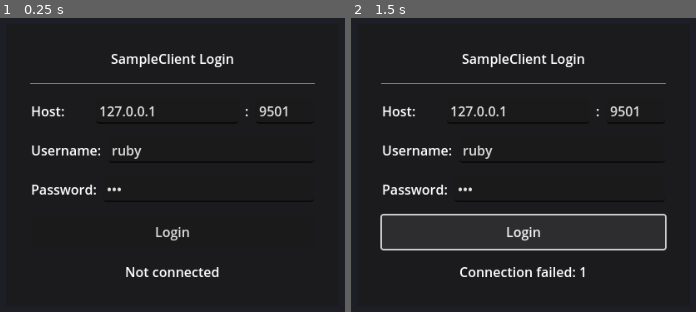
Above: before the commit, frames 1-2 (left to right).
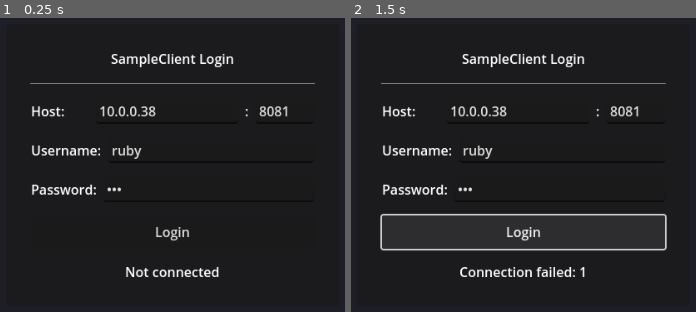
Above: after the commit, the same moments.

Repository: RubyDuDo/LiteGameClient
Game: Godot game, scene res://scenes/login.tscn
Two runs of this game, one before a commit and one after it. Both use one fixed random seed, a clock stepped at 60 frames per second and the inputs below.
Inputs:
- Up to frame 1 (0.25 s): no input
- Up to frame 2 (1.5 s): click "Login" at 0.5 s; click "Login" at 1.25 s

The runs differ from the first frame. In frame 1, 0.5% of the frame differs, in the area x 31-82%, y 29-34%; in frame 2, 0.5%.

Commit message:
Update nothing

Diff:
--- a/scenes/login.tscn
+++ b/scenes/login.tscn
@@ -1,6 +1,6 @@
-[gd_scene load_steps=2 format=3]
+[gd_scene load_steps=2 format=3 uid="uid://tamoyq1ueb85"]
 
-[ext_resource type="Script" path="res://scripts/ui/login_ui.gd" id="1"]
+[ext_resource type="Script" uid="uid://b61876yux3h1l" path="res://scripts/ui/login_ui.gd" id="1"]
 
 [node name="Login" type="Control"]
 layout_mode = 3
@@ -16,6 +16,8 @@
 anchors_preset = 15
 anchor_right = 1.0
 anchor_bottom = 1.0
+grow_horizontal = 2
+grow_vertical = 2
 color = Color(0.12, 0.12, 0.15, 1)
 
 [node name="CenterContainer" type="CenterContainer" parent="."]
@@ -23,10 +25,12 @@
 anchors_preset = 15
 anchor_right = 1.0
 anchor_bottom = 1.0
+grow_horizontal = 2
+grow_vertical = 2
 
 [node name="Panel" type="PanelContainer" parent="CenterContainer"]
+custom_minimum_size = Vector2(400, 0)
 layout_mode = 2
-custom_minimum_size = Vector2(400, 0)
 
 [node name="MarginContainer" type="MarginContainer" parent="CenterContainer/Panel"]
 layout_mode = 2
@@ -53,15 +57,15 @@
 theme_override_constants/separation = 8
 
 [node name="HostLabel" type="Label" parent="CenterContainer/Panel/MarginContainer/VBox/ServerBox"]
+custom_minimum_size = Vector2(70, 0)
 layout_mode = 2
-custom_minimum_size = Vector2(70, 0)
 text = "Host:"
 
 [node name="HostInput" type="LineEdit" parent="CenterContainer/Panel/MarginContainer/VBox/ServerBox"]
 unique_name_in_owner = true
 layout_mode = 2
 size_flags_horizontal = 3
-text = "127.0.0.1"
+text = "10.0.0.38"
 placeholder_text = "Server IP"
 
 [node name="PortLabel" type="Label" parent="CenterContainer/Panel/MarginContainer/VBox/ServerBox"]
@@ -70,9 +74,9 @@
 
 [node name="PortInput" type="LineEdit" parent="CenterContainer/Panel/MarginContainer/VBox/ServerBox"]
 unique_name_in_owner = true
+custom_minimum_size = Vector2(70, 0)
 layout_mode = 2
-custom_minimum_size = Vector2(70, 0)
-text = "9501"
+text = "8081"
 placeholder_text = "Port"
 
 [node name="UsernameBox" type="HBoxContainer" parent="CenterContainer/Panel/MarginContainer/VBox"]
--- a/scenes/main_game.tscn
+++ b/scenes/main_game.tscn
@@ -1,6 +1,6 @@
-[gd_scene load_steps=2 format=3]
+[gd_scene load_steps=2 format=3 uid="uid://dmdgljgj78t41"]
 
-[ext_resource type="Script" path="res://scripts/ui/main_game_ui.gd" id="1"]
+[ext_resource type="Script" uid="uid://8yf4m0ae8rf1" path="res://scripts/ui/main_game_ui.gd" id="1"]
 
 [node name="MainGame" type="Control"]
 layout_mode = 3
@@ -16,6 +16,8 @@
 anchors_preset = 15
 anchor_right = 1.0
 anchor_bottom = 1.0
+grow_horizontal = 2
+grow_vertical = 2
 color = Color(0.1, 0.12, 0.18, 1)
 
 [node name="MarginContainer" type="MarginContainer" parent="."]
@@ -23,6 +25,8 @@
 anchors_preset = 15
 anchor_right = 1.0
 anchor_bottom = 1.0
+grow_horizontal = 2
+grow_vertical = 2
 theme_override_constants/margin_left = 20
 theme_override_constants/margin_top = 20
 theme_override_constants/margin_right = 20
Not shown: 3 places in scenes/login.tscn that only renumber resources
Not shown: 1 places in scenes/main_game.tscn that only renumber resources
Not shown, added: scripts/session.gd.uid
Not shown, added: scripts/test_network.gd.uid
